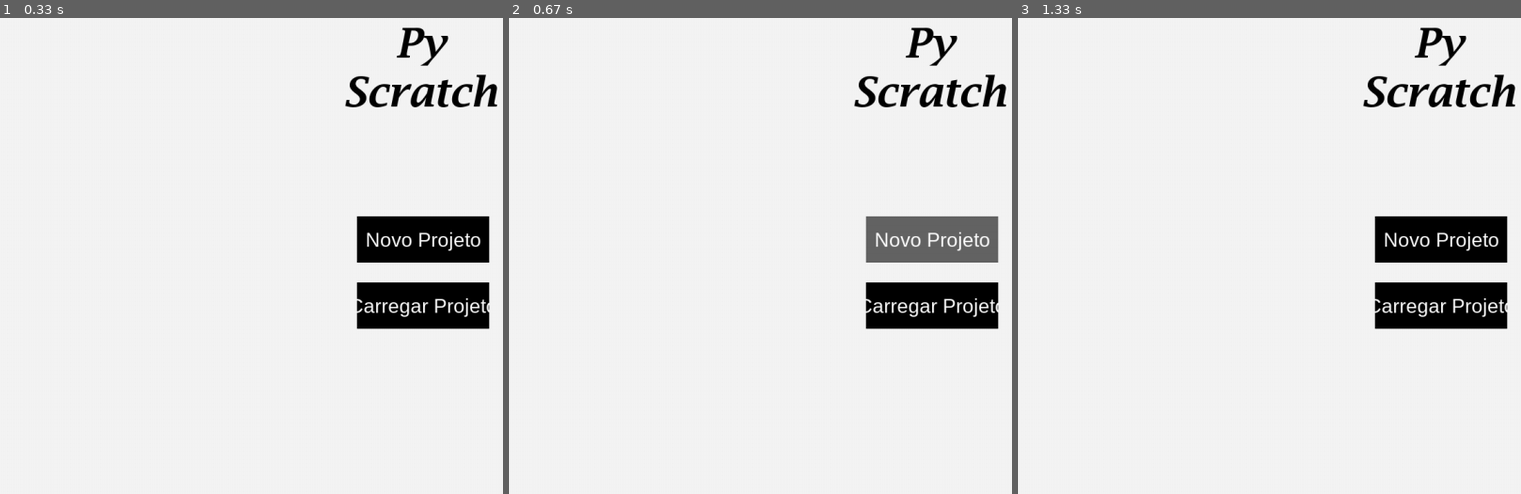
Above: before the commit, frames 1-3 (left to right).
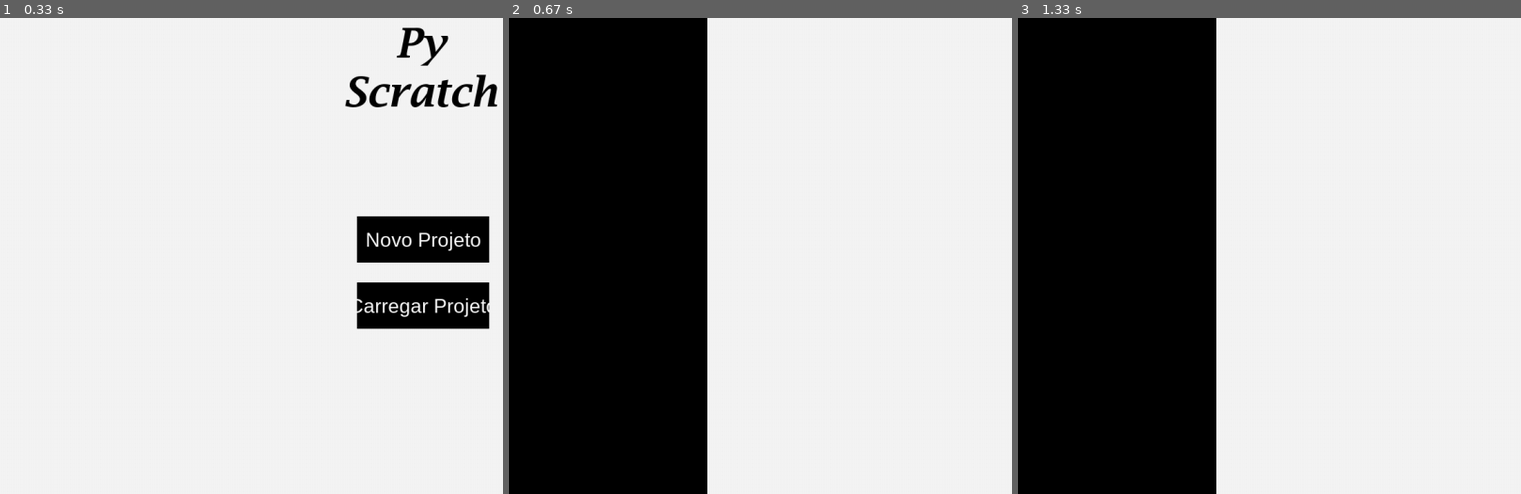
Above: after the commit, the same moments.

Repository: ExtraMobs/PyScratch
Game: pygame game, started from main.py
Two runs of this game, one before a commit and one after it. Both use one fixed random seed, a clock stepped at 60 frames per second and the inputs below.
Inputs (mouse positions are in pixels of both pictures, inside the frame that each line leads up to):
- Up to frame 1 (0.33 s): no input
- Up to frame 2 (0.67 s): click (931, 256) at 0.38 s
- Up to frame 3 (1.33 s): press the mouse at (1440, 256) at 0.7 s; move the mouse to (1299, 170) at 0.8 s; release the mouse at (1158, 84) at 0.93 s

Frame 1 is identical in both runs. In frame 2, 46% of the frame differs, in the area x 0-99%, y 0-100%; in frame 3, 46%.

Commit message:
'New Project' container added

Diff:
--- a/button.py
+++ b/button.py
@@ -4,8 +4,8 @@
 
 
 class Button(Widget):
-    def __init__(self, surface, surface_selected):
-        super().__init__()
+    def __init__(self, program, surface, surface_selected):
+        super().__init__(program)
         self.surface = surface
         self.default_surface = surface
         self.surface_selected = surface_selected
--- a/containers/menu/menu.py
+++ b/containers/menu/menu.py
@@ -8,9 +8,9 @@
 class Menu(Container):
     def __init__(self, program):
         super().__init__(program)
-        self.logo = Logo()
-        self.b_newproject = ButtonNewProject()
-        self.b_loadproject = ButtonLoadProject()
+        self.logo = Logo(program)
+        self.b_newproject = ButtonNewProject(program)
+        self.b_loadproject = ButtonLoadProject(program)
         self.add_widgets(self.logo, self.b_newproject, self.b_loadproject)
 
         self.logo.position.x = self.program.window.get_rect().centerx - self.logo.get_rect().centerx
--- a/containers/menu/widgets/button_load_project.py
+++ b/containers/menu/widgets/button_load_project.py
@@ -3,7 +3,7 @@
 
 
 class ButtonLoadProject(Button):
-    def __init__(self):
+    def __init__(self, program):
         background = pygame.Surface((200, 70))
         background_selected = background.copy()
         background_selected.fill((100, 100, 100))
@@ -13,7 +13,7 @@
         t_rect.center = background.get_rect().center
         background.blit(text, t_rect)
         background_selected.blit(text, t_rect)
-        super().__init__(background, background_selected)
+        super().__init__(program, background, background_selected)
 
     def process_events(self, events):
         super().process_events(events)
--- a/containers/menu/widgets/button_new_project.py
+++ b/containers/menu/widgets/button_new_project.py
@@ -1,9 +1,10 @@
 import pygame
 from button import Button
+from containers.project_editor.project_editor import ProjectEditor
 
 
 class ButtonNewProject(Button):
-    def __init__(self):
+    def __init__(self, program):
         background = pygame.Surface((200, 70))
         background_selected = background.copy()
         background_selected.fill((100, 100, 100))
@@ -13,7 +14,7 @@
         t_rect.center = background.get_rect().center
         background.blit(text, t_rect)
         background_selected.blit(text, t_rect)
-        super().__init__(background, background_selected)
+        super().__init__(program, background, background_selected)
 
     def process_events(self, events):
         super().process_events(events)
@@ -21,5 +22,4 @@
             if event.type == pygame.MOUSEBUTTONUP:
                 if self.collide_point(event.pos):
                     if event.button == pygame.BUTTON_LEFT:
-                        print(event)
-                        ...
+                        self.program.set_container(ProjectEditor)
--- a/containers/menu/widgets/logo.py
+++ b/containers/menu/widgets/logo.py
@@ -5,7 +5,7 @@
 
 
 class Logo(Widget):
-    def __init__(self):
-        super().__init__()
+    def __init__(self, program):
+        super().__init__(program)
         path = abspath("containers/menu/images/logo.png")
         self.surface = pygame.image.load(path).convert_alpha()
--- /dev/null
+++ b/containers/project_editor/project_editor.py
@@ -0,0 +1,15 @@
+import pygame
+from core.container import Container
+from containers.project_editor.widgets.lateral_bar import LateralBar
+
+class ProjectEditor(Container):
+    def __init__(self, program):
+        super().__init__(program)
+        self.lateral_bar = LateralBar(program)
+        self.add_widgets(self.lateral_bar)
+
+    def process_events(self, events):
+        super().process_events(events)
+        for event in events:
+            if event.type == pygame.QUIT:
+                self.program.stop()
--- /dev/null
+++ b/containers/project_editor/widgets/lateral_bar.py
@@ -0,0 +1,8 @@
+import pygame
+from core.widget import Widget
+
+
+class LateralBar(Widget):
+    def __init__(self, program):
+        super().__init__(program)
+        self.surface = pygame.Surface((300, 720))
--- a/core/logic/loop.py
+++ b/core/logic/loop.py
@@ -6,8 +6,9 @@
     def __init__(self) -> None:
         self.active = True
 
-    def run(self, container, window, events, time):
+    def run(self, program, window, events, time):
         while self.active:
+            container = program.container
             events.process_events(container)
             container.process()
             window.clear_window()
--- a/core/program.py
+++ b/core/program.py
@@ -27,7 +27,7 @@
     def run(self):
         """Execute the program.
         """
-        self.loop.run(self.container, self.window, self.events, self.time)
+        self.loop.run(self, self.window, self.events, self.time)
 
     def stop(self):
         self.loop.active = False
--- a/core/widget.py
+++ b/core/widget.py
@@ -2,7 +2,8 @@
 
 
 class Widget:
-    def __init__(self):
+    def __init__(self, program):
+        self.program = program
         self.surface = pygame.Surface((0, 0))
         self.position = pygame.Vector2()
         self.rect = pygame.Rect(self.position, self.surface.get_size())
